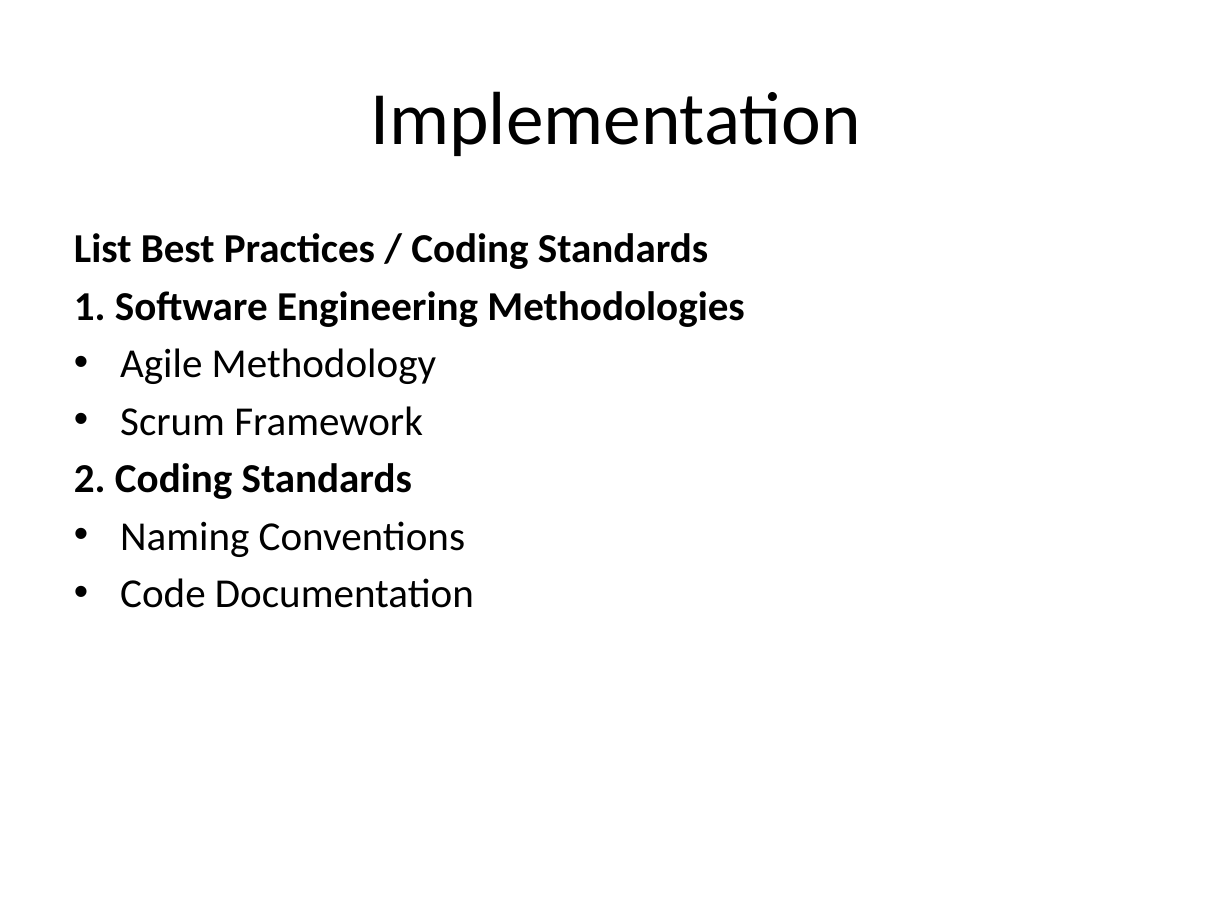
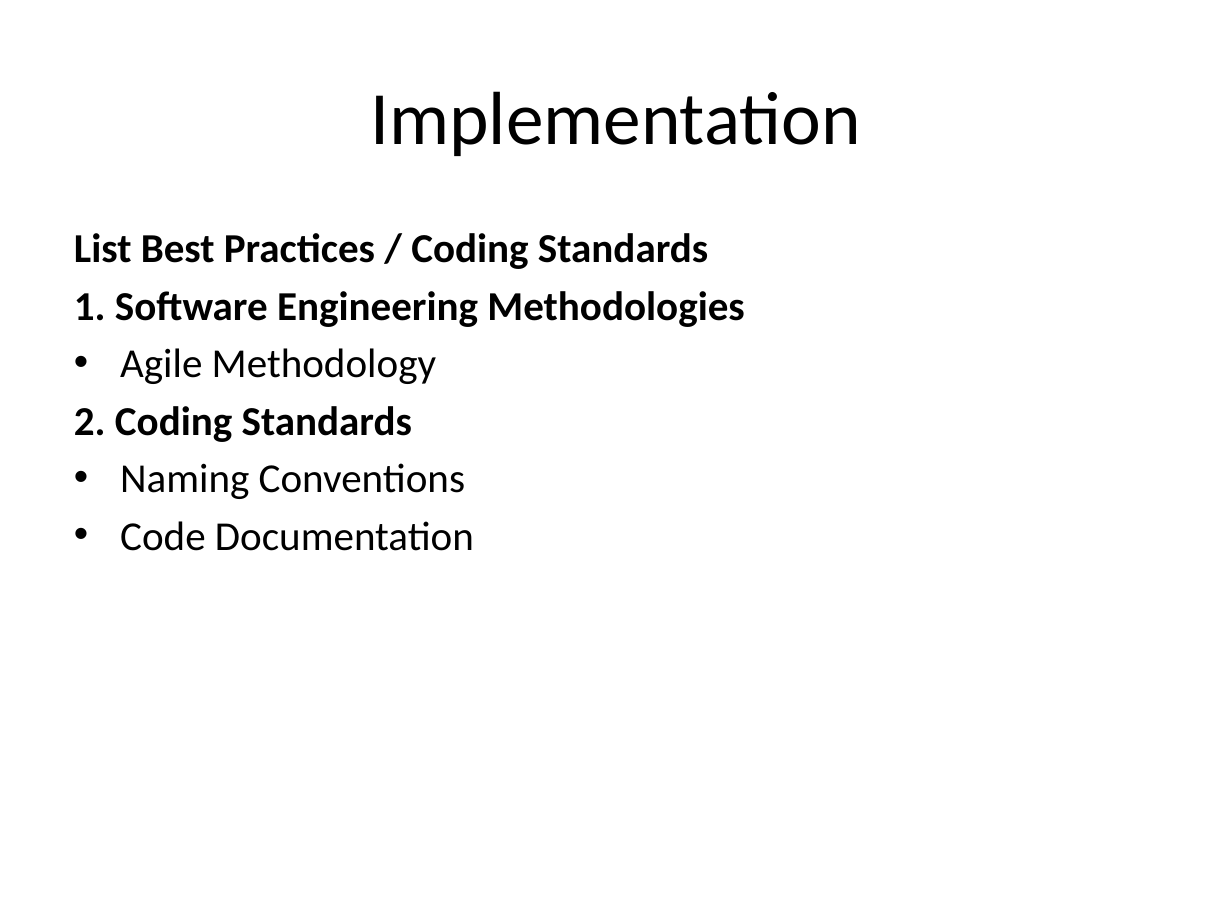
Before and after one commit to SanaUllah-Gondal/final-year-project-sp2025-, a slide deck: slide 12 of Final year ppt[1].pptx. Drawn at 1232x924 pixels with LibreOffice and Linux fonts; fonts in the diff are those of the drawing; background and template pictures are left out. Boxes give left, top, right and bottom in pixels: in the first picture for what was removed or moved away, otherwise in the second. Text is boxed around its words. In the diff, an @@ line names an element or a change of style, - is before the commit and + after.

```diff
--- a/Final year ppt[1].pptx
+++ b/Final year ppt[1].pptx
@@ text at <box>120,406,423,436</box>: paragraph removed @@
-• Scrum Framework
```
Also in this commit, not shown: 4 other slides changed.
